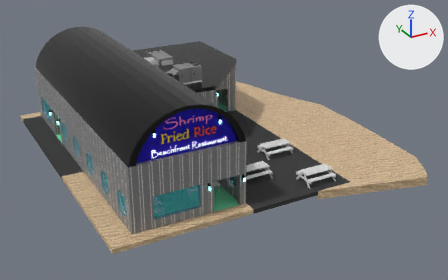
A saved change to the glTF model Gangsta Wizards/Main/BUILDINGS/Assembly/A-2/Shrimp Fried Rice.glb.
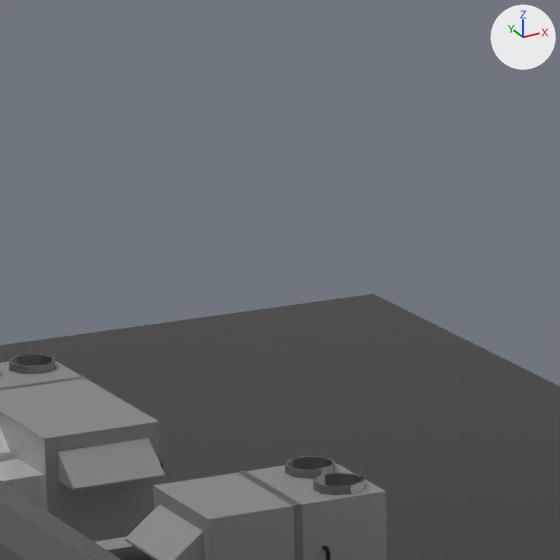
The first picture shows the older version from a camera (50 mm lens) standing at (-13.9, -40.1, 19.5) and looking at (8.4, 0.5, -0.8). The close-ups show the older and then the newer version on the part from 34% to 50% of the width and 2% to 27% of the height of that picture. Only the edits that show in the close-ups are written down. Every picture has the same lights, and +X, +Y and +Z are marked at upper right. Objects named as collision shapes, trigger or cutter boxes, shadow casters or lower levels of detail are left out. Where no turn or scale is listed for an object, it has been applied to the vertices.

The scene before the commit, as lines of its bpy script (objects in view):
```python
me_cube_012 = bpy.data.meshes.new('Cube.012')
me_cube_012.from_pydata(...)  # 12 vertices, 20 faces; spans x -1.45..6.41, y -1.43..10.67, z -0.15..0.15
me_cube_012.materials.append(mat_roof)  # dark grey #343434
me_cylinder_001 = bpy.data.meshes.new('Cylinder.001')
me_cylinder_001.from_pydata(...)  # 105 vertices, 232 faces; spans x -3.8..3.8, y -10.7..10.7, z 0.5..3.8
# faces by material slot: [219, 13]
me_cylinder_001.materials.append(mat_roof)  # dark grey #343434
me_cylinder_001.materials.append(mat_blue_paint)  # blue #1300a5
me_cylinder_005 = bpy.data.meshes.new('Cylinder.005')
me_cylinder_005.from_pydata(...)  # 510 vertices, 901 faces; spans x -0.52..1.67, y -2.73..3.25, z 4.88..6.18
# faces by material slot: [363, 216, 294, 28]
me_cylinder_005.materials.append(mat_black_plastic)  # black #020202
me_cylinder_005.materials.append(mat_light_metal___cabinet)  # grey #a9a9a9
me_cylinder_005.materials.append(mat_dark_metal)  # grey #838383
me_cylinder_005.materials.append(mat_light_metal___rail)  # white #ffffff
ob_roof_1 = bpy.data.objects.new('Roof 1', me_cylinder_001)
ob_roof_1.location = (0.0, 0.0, 3.61)
ob_roof_2 = bpy.data.objects.new('Roof 2', me_cube_012)
ob_roof_2.location = (5.02, 0.0, 4.57)
ob_rtu = bpy.data.objects.new('RTU', me_cylinder_005)
ob_rtu.location = (4.51, 2.61, -0.15)
# also in view: 'Ductwork' at (1.8, -1.6, 5.4)
```
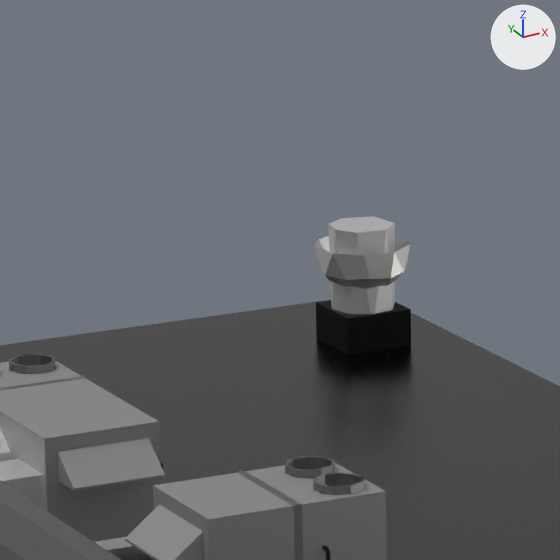
Changed parts and their boxes (x1, y1, x2, y2) in the close-ups (560 x 560 px):
'PRVU', added
    after: (314, 216, 411, 355)
    faces in mat_fan_metal (white #e7e7e7): (314, 216, 410, 314)
    faces in mat_curb_metal (black #252525): (316, 300, 411, 355)

The change in detail:
Material 'Fan Metal' (mat_fan_metal) is new.
Its base color is (0.8, 0.8, 0.8) (white #e7e7e7).
Its metallic is 1.0.
Material 'Curb Metal' (mat_curb_metal) is new.
Its base color is (0.0186, 0.0186, 0.0186) (black #252525).
Its metallic is 1.0.
Its roughness is 0.697.
Mesh me_cube_013 is new.
It has 55 vertices, 91 faces and spans x -0.507..0.527, y -0.522..0.524, z -0.264..1.192.
Faces by material slot: [12, 79].
It uses material mat_curb_metal (black #252525).
It uses material mat_fan_metal (white #e7e7e7).
Object 'PRVU' (ob_prvu) is new; it shows me_cube_013.
Its location is (10.37, 8.82, 4.88).
